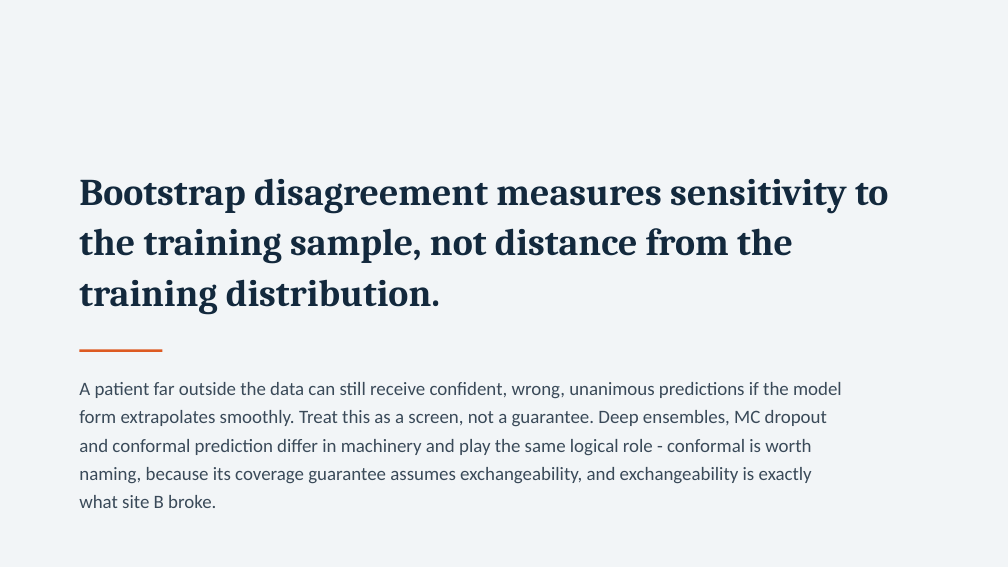
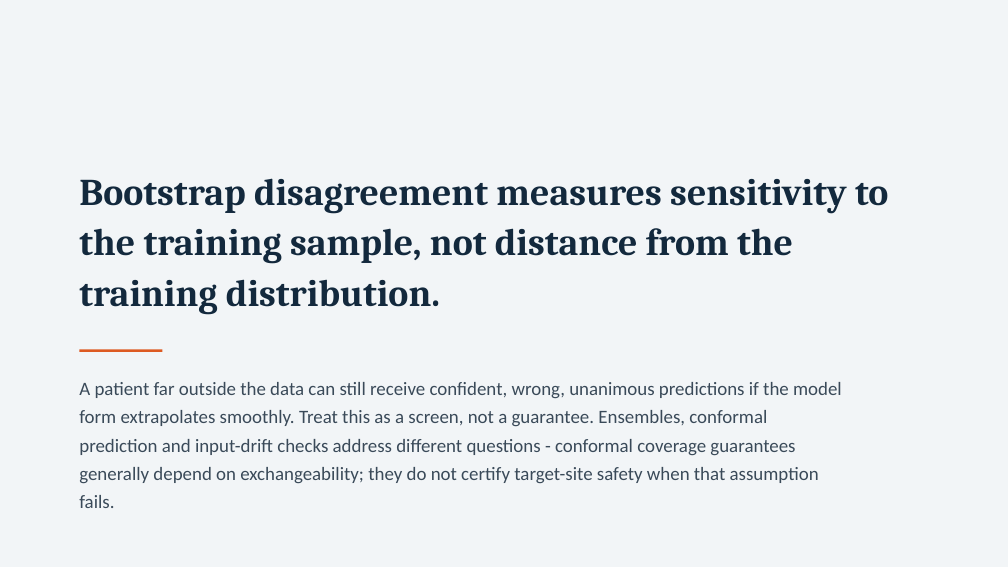
Before and after one commit to vafaei-ar/ai-uncertainty-2026-healthcare, a slide deck: slide 11 of slides/lecture2_deciding_under_uncertainty.pptx. Drawn at 1008x567 pixels with LibreOffice and Linux fonts; fonts in the diff are those of the drawing. Boxes give left, top, right and bottom in pixels: in the first picture for what was removed or moved away, otherwise in the second. Text is boxed around its words. In the diff, an @@ line names an element or a change of style, - is before the commit and + after.

```diff
--- a/slides/lecture2_deciding_under_uncertainty.pptx
+++ b/slides/lecture2_deciding_under_uncertainty.pptx
@@ text at (79,382,842,508): text changed @@
-A patient far outside the data can still receive confident, wrong, unanimous predictions if the model form extrapolates smoothly. Treat this as a screen, not a guarantee. Deep ensembles, MC dropout and conformal prediction differ in machinery and play the same logical role - conformal is worth naming, because its coverage guarantee assumes exchangeability, and exchangeability is exactly what site B broke.
+A patient far outside the data can still receive confident, wrong, unanimous predictions if the model form extrapolates smoothly. Treat this as a screen, not a guarantee. Ensembles, conformal prediction and input-drift checks address different questions - conformal coverage guarantees generally depend on exchangeability; they do not certify target-site safety when that assumption fails.
```
Also in this commit, not shown: 7 other slides changed, 25 other files.
